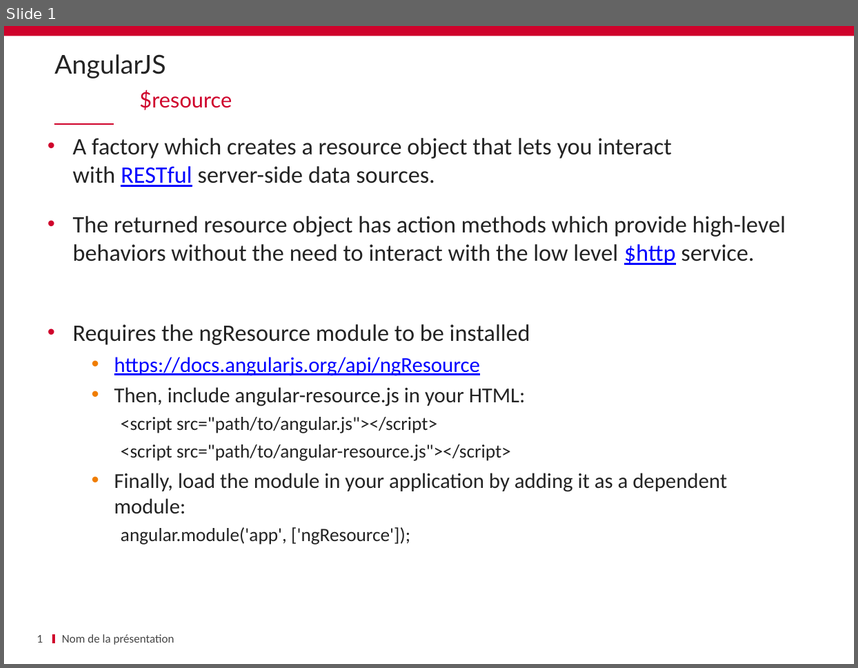
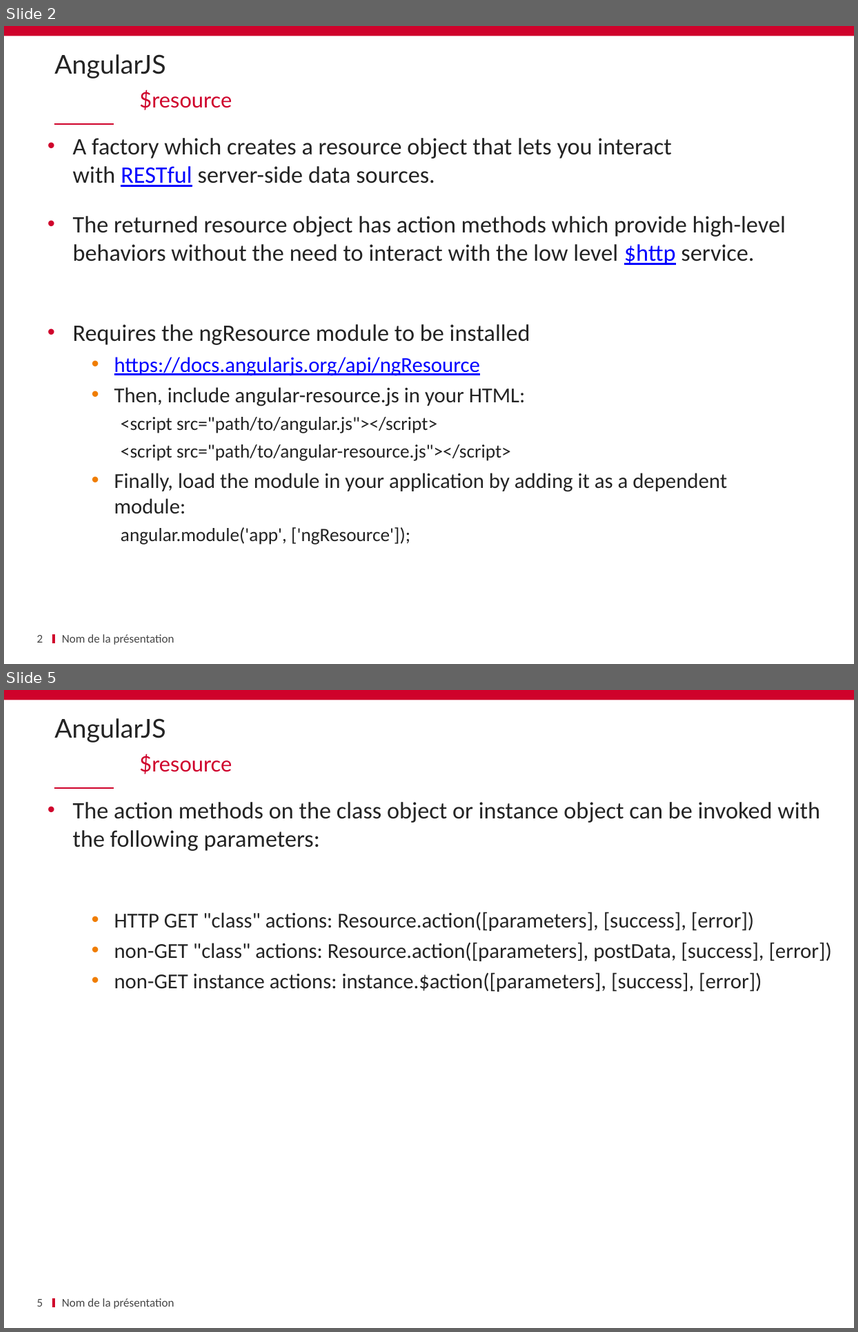
Before and after one commit to schassande/formation-angularjs1, a slide deck: Jour2/10 $resource/10_$ressource.pptx. Shown one above the other, each under a label of ours: slide 1 before the commit, slides 2 and 5 after it; the slides between them are not shown. The pictures are 858x668 and 858x1332 pixels, drawn with LibreOffice and Linux fonts; fonts in the diff are those of the drawing; background and template pictures are left out. Boxes give left, top, right and bottom in pixels: in the first picture for what was removed or moved away, otherwise in the second. Text is boxed around its words. In the diff, an @@ line names an element or a change of style, - is before the commit and + after.

```diff
--- a/Jour2/10 $resource/10_$ressource.pptx
+++ b/Jour2/10 $resource/10_$ressource.pptx
@@ slide 5 added at (4,690,854,1328), background #FFFFFF; not listed: 3 template elements that a slide beside it also shows @@
@@ title added at (54,718,165,742), 22 pt, text #232323 @@
+AngularJS
@@ text added at (139,753,232,774), 18 pt, text #CF022B @@
+$resource
@@ text added at (73,802,832,992), 18 pt, text #232323 @@
+• The action methods on the class object or instance object can be invoked with the following parameters:
+  • HTTP GET "class" actions: Resource.action([parameters], [success], [error])
+  • non-GET "class" actions: Resource.action([parameters], postData, [success], [error])
+  • non-GET instance actions: instance.$action([parameters], [success], [error])
@@ page number added at (37,1299,43,1306), 10 pt, text #464646 @@
+5
@@ text added at (62,1298,174,1308), 10 pt, text #464646 @@
+Nom de la présentation
@@ what was slide 1 is now slide 2 @@
@@ page number at (37,635,43,642): text changed @@
-1
+2
```
Also in this commit, not shown: 1 slide changed, 6 other slides added, 6 other files.
